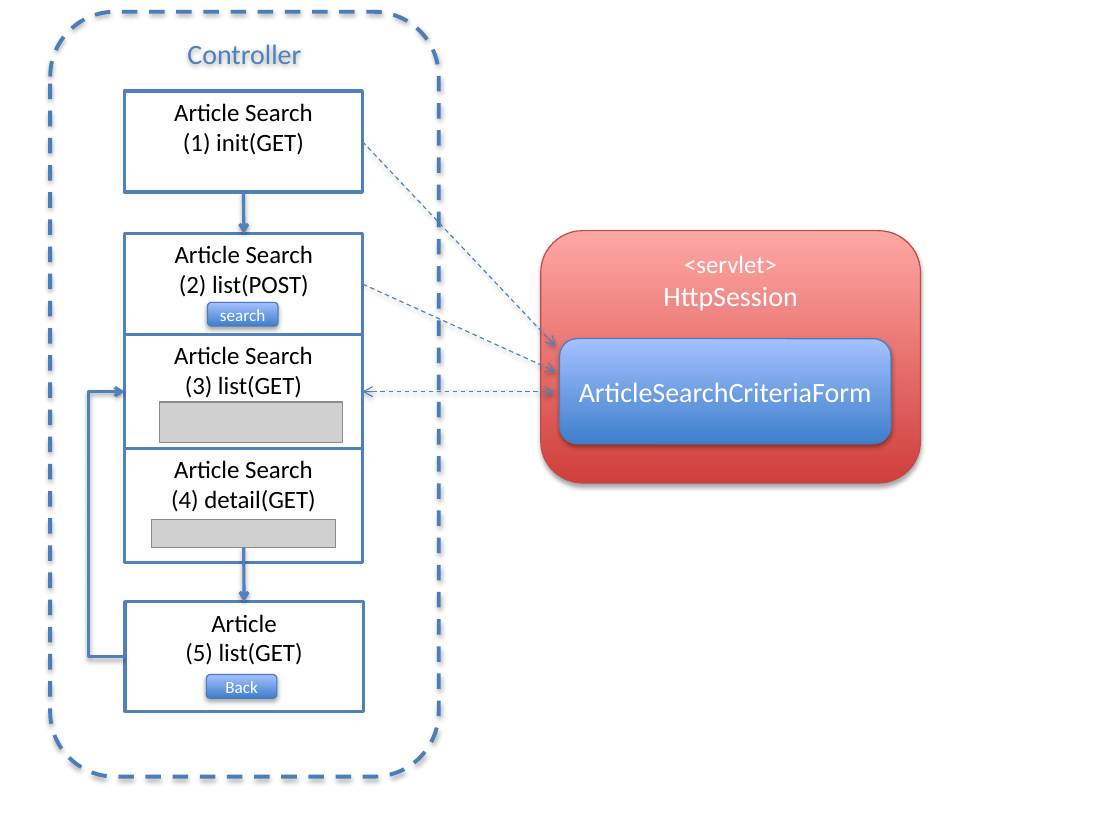
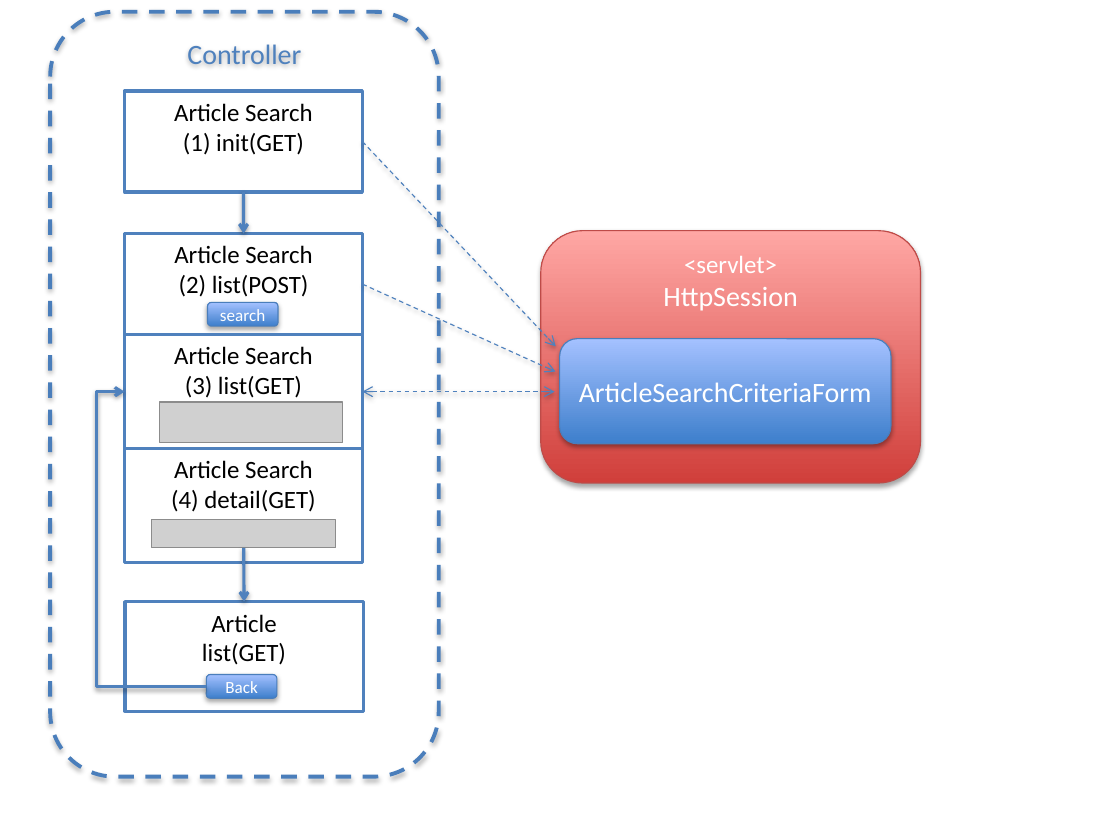
Before and after one commit to mochaMM/guideline, a slide deck: slide 18 of source/ArchitectureInDetail/WebApplicationDetail/images_Pagination/materialPagination.pptx. Drawn at 1120x840 pixels with LibreOffice and Linux fonts; fonts in the diff are those of the drawing; grey boxes stand for pictures. Boxes give left, top, right and bottom in pixels: in the first picture for what was removed or moved away, otherwise in the second. Text is boxed around its words. In the diff, an @@ line names an element or a change of style, - is before the commit and + after.

```diff
--- a/source/ArchitectureInDetail/WebApplicationDetail/images_Pagination/materialPagination.pptx
+++ b/source/ArchitectureInDetail/WebApplicationDetail/images_Pagination/materialPagination.pptx
@@ elbow arrow moved from (125, 656) - (124, 392) to (206, 687) - (124, 392) @@
@@ text in rectangle at (202,643,286,665): text changed @@
-(5) list(GET)
+list(GET)
```
Also in this commit, not shown: 2 other files.
